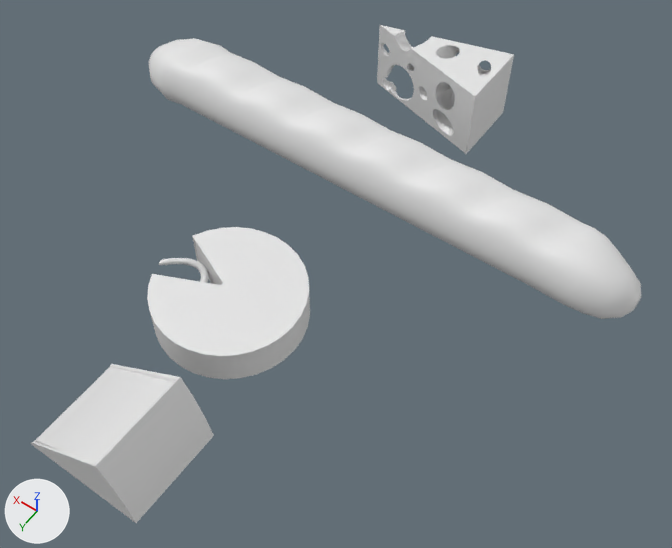
The FBX model Assets/Art/Bagette.fbx: old version first, new version second.
Camera for both pictures: a 50 mm camera at (-9.29, 14.17, 17.57) aimed at (-1.45, 3.2, 0.33). The lights are fixed; the arrows at lower left show +X, +Y and +Z.

The older version as bpy lines, for what is in view:
```python
me_cube = bpy.data.meshes.new('Cube')
me_cube.from_pydata(...)  # 658 vertices, 1348 faces; spans x -1.77..1.77, y -4.31..-2.31, z 0.0..2.0
me_cylinder = bpy.data.meshes.new('Cylinder')
me_cylinder.from_pydata(...)  # 374 vertices, 402 faces; spans x -1.81..1.93, y -1.81..1.81, z 0.0..0.93
me_cylinder_002 = bpy.data.meshes.new('Cylinder.002')
me_cylinder_002.from_pydata(...)  # 38 vertices, 35 faces; spans x -1.43..1.55, y -1.19..1.19, z -0.01..1.74
me_cylinder_003 = bpy.data.meshes.new('Cylinder.003')
me_cylinder_003.from_pydata(...)  # 1152 vertices, 1180 faces; spans x -7.55..7.12, y -1.04..0.97, z -0.01..1.62
ob_cube = bpy.data.objects.new('Cube', me_cube)
ob_cube.location = (0.0, 0.0, 0.0)
ob_cylinder = bpy.data.objects.new('Cylinder', me_cylinder)
ob_cylinder.location = (0.0, 5.31, 0.0)
ob_cylinder_001 = bpy.data.objects.new('Cylinder.001', me_cylinder_003)
ob_cylinder_001.location = (0.0, 0.0, 0.0)
ob_cylinder_002 = bpy.data.objects.new('Cylinder.002', me_cylinder_002)
ob_cylinder_002.location = (-0.29, 9.19, 0.0)
```
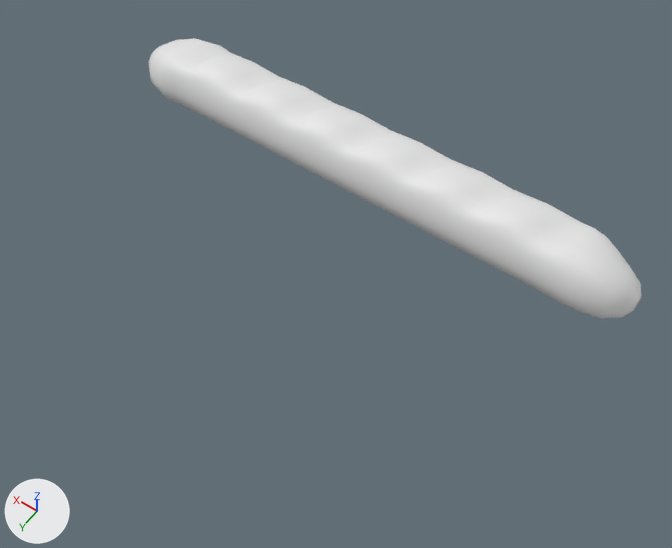
What the commit changed:
Object 'Cylinder.002' (ob_cylinder_002) is deleted.
Object 'Cube' (ob_cube) is deleted.
Object 'Cylinder' (ob_cylinder) is deleted.

Changed parts and their boxes (x1, y1, x2, y2) in the pictures (672 x 548 px):
'Cylinder', deleted
    before: (147, 227, 310, 379)
'Cylinder.002', deleted
    before: (31, 364, 214, 523)
'Cube', deleted
    before: (377, 25, 514, 154)
